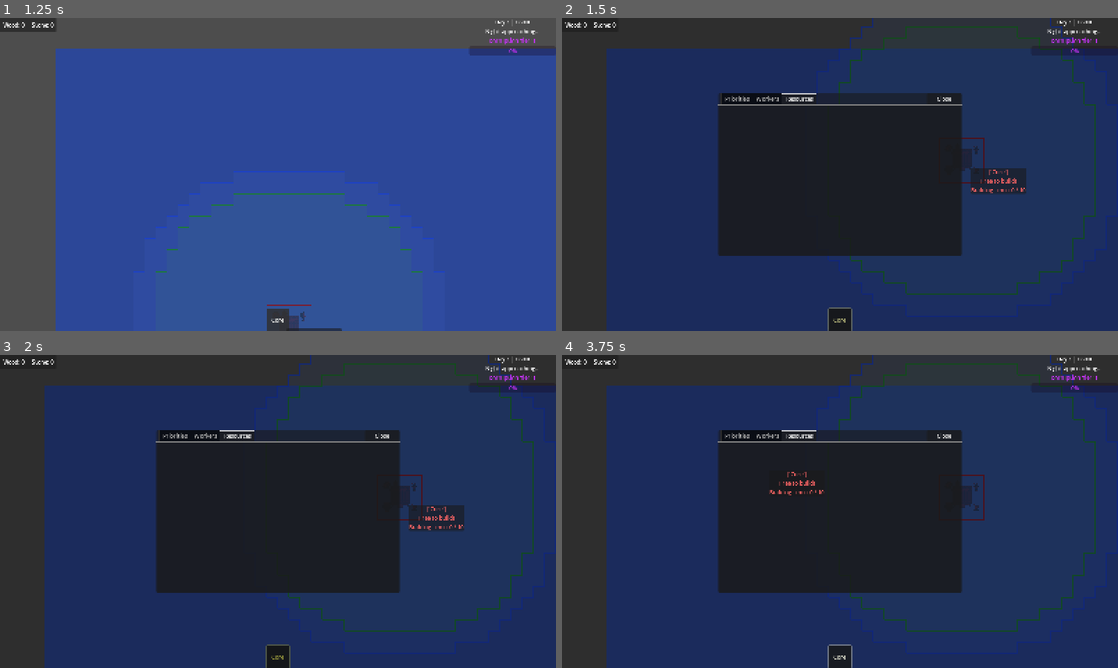
Above: before the commit, frames 1-4 (two rows, left to right).
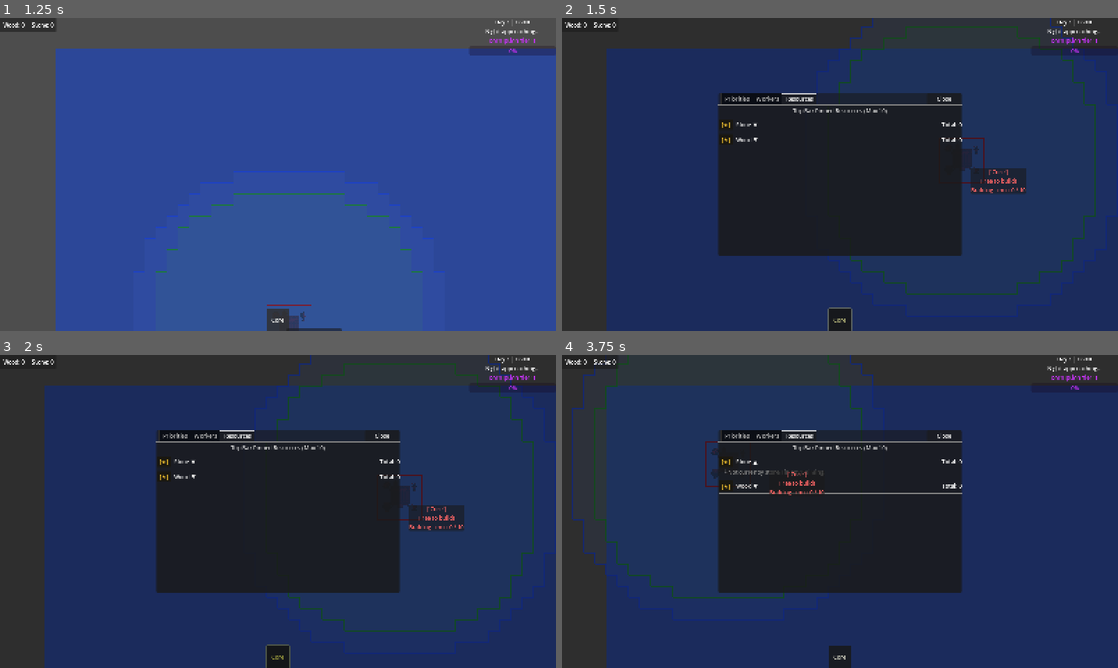
Above: after the commit, the same moments.

Repository: ColdTerror/Core-and-Conveyor
Game: Godot game, scene res://scenes/level.tscn
Two runs of this game, one before a commit and one after it. Both use one fixed random seed, a clock stepped at 60 frames per second and the inputs below. The engine's default icon, where the game draws it, is replaced by a stand-in: a white triangle on a blue panel in a dark square.
Inputs (mouse positions are in pixels of both pictures, inside the frame that each line leads up to):
- Up to frame 1 (1.25 s): click "Core" at 0.5 s
- Up to frame 2 (1.5 s): tap Enter at 1.25 s; move the mouse to (962, 158) at 1.27 s; hold Right (ui_right) from 1.28 s (still down); tap P at 1.35 s; click (962, 158) at 1.42 s
- Up to frame 3 (2 s): keep holding Right (ui_right)
- Up to frame 4 (3.75 s): release Right (ui_right) at 2 s; click (723, 461) at 2 s, where only the run after the commit has a clickable "[★]"; click (723, 461) at 2.75 s, where only the run after the commit has a clickable "[ ]"; click (762, 461) at 3.5 s, where only the run after the commit has a clickable "Stone ▼"

Frame 1 is identical in both runs. In frame 2, 0.2% of the frame differs, in the area x 28-72%, y 28-40%; in frame 3, 0.2%; in frame 4, 3.2%, in the area x 1-100%, y 0-100%.

Commit message:
Add expandable resource details in management menu
Refactor the resource tab UI to add an expandable details dropdown per resource. management_menu.gd now calls _refresh_resource_tab() when opening the menu, replaces the name Label with a clickable name Button that toggles a hidden details VBox, updates the amount text to "Total:", and wires the pin Button to _toggle_pin. Added _toggle_resource_details(...) which scans building_manager.buildings to show per-building counts and a Locate button that focuses the camera and closes the menu. Also removed a leftover debug hotkey and the _debug_print_priority_queue() helper from building_manager.gd to clean up debug output and hotkey handling.

Diff:
--- a/scripts/Managers/building_manager.gd
+++ b/scripts/Managers/building_manager.gd
@@ -125,8 +125,6 @@
 		KEY_MINUS: # The '-' key
 			overlay_threshold = max(1, overlay_threshold - 1)
 			print("Overlay Threshold: ", overlay_threshold)
-		KEY_P:
-			_debug_print_priority_queue()
 
 # --- NEW HELPER FUNCTION ---
 func _clear_all_overlays():
@@ -1072,22 +1070,6 @@
 func _on_bot_clicked(bot: Node2D):
 	building_selected.emit(bot)
 
-# ==========================================
-# DEBUG
-# ==========================================
-
-func _debug_print_priority_queue():
-	print("\n=== MASTER PRIORITY QUEUE ===")
-	for i in range(master_priority_queue.size()):
-		var item = master_priority_queue[i]
-		var rank = i + 1
-		if typeof(item) == TYPE_STRING:
-			print("Rank %d: [GROUP] %s" % [rank, item])
-		elif is_instance_valid(item):
-			print("Rank %d: %s at %s" % [rank, item.building_name, item.global_position])
-		else:
-			print("Rank %d: [DELETED]" % rank)
-	print("=============================\n")
 
 # ==========================================
 # SAVE / LOAD SYSTEM (BuildingManager)
--- a/scripts/UI/management_menu.gd
+++ b/scripts/UI/management_menu.gd
@@ -76,6 +76,7 @@
 	GameState.is_menu_open = true
 	_refresh_priority_tab()
 	_refresh_bot_tab(true) # Force rebuild when opening
+	_refresh_resource_tab()
 	show()
 
 func close_menu():
@@ -282,40 +283,120 @@
 		_create_resource_row(item_name, amount, is_pinned)
 
 func _create_resource_row(item_name: String, amount: int, is_pinned: bool):
-	var row = HBoxContainer.new()
-	row.alignment = BoxContainer.ALIGNMENT_CENTER
+	# The wrapper holds the main row AND the hidden dropdown list
+	var wrapper = VBoxContainer.new()
+
+	var main_row = HBoxContainer.new()
+	main_row.alignment = BoxContainer.ALIGNMENT_CENTER
 
 	# --- PIN BUTTON ---
 	var pin_btn = Button.new()
-
-	# If pinned, it shows a solid square/star. If unpinned, it shows empty.
 	pin_btn.text = " [\u2605] " if is_pinned else " [  ] "
-
-	# Color it gold if pinned, grey if unpinned
 	pin_btn.modulate = Color(1.0, 0.8, 0.2) if is_pinned else Color(0.5, 0.5, 0.5)
-
-	pin_btn.pressed.connect(func():
-		_toggle_pin(item_name)
-	)
-
-	# --- NAME LABEL ---
-	var name_label = Label.new()
-	name_label.text = item_name
-	name_label.custom_minimum_size = Vector2(150, 0)
+	pin_btn.pressed.connect(func(): _toggle_pin(item_name))
+
+	# --- NAME BUTTON (Replacing the Label) ---
+	var name_btn = Button.new()
+	name_btn.text = item_name + " \u25BC" # Adds a little down arrow!
+	name_btn.custom_minimum_size = Vector2(150, 0)
+	name_btn.flat = true # Makes it look like normal text until you hover over it
+	name_btn.alignment = HORIZONTAL_ALIGNMENT_LEFT
 
 	# --- AMOUNT LABEL ---
 	var amount_label = Label.new()
 	amount_label.size_flags_horizontal = Control.SIZE_EXPAND_FILL
-	amount_label.text = "In Storage: %d" % amount
+	amount_label.text = "Total: %d" % amount
 	amount_label.horizontal_alignment = HORIZONTAL_ALIGNMENT_RIGHT
 
-	# Assemble the row
-	row.add_child(pin_btn)
-	row.add_child(name_label)
-	row.add_child(amount_label)
-
-	resource_list_container.add_child(row)
+	# Assemble the main row
+	main_row.add_child(pin_btn)
+	main_row.add_child(name_btn)
+	main_row.add_child(amount_label)
+
+	# --- THE HIDDEN DROPDOWN ---
+	var details_vbox = VBoxContainer.new()
+	details_vbox.hide()
+
+	# Wire up the dropdown toggle!
+	name_btn.pressed.connect(func():
+		_toggle_resource_details(item_name, details_vbox, name_btn)
+	)
+
+	# Put it all together
+	wrapper.add_child(main_row)
+	wrapper.add_child(details_vbox)
+
+	resource_list_container.add_child(wrapper)
 	resource_list_container.add_child(HSeparator.new())
+
+func _toggle_resource_details(item_name: String, container: VBoxContainer, btn: Button):
+	# If it's already open, close it!
+	if container.visible:
+		container.hide()
+		btn.text = item_name + " \u25BC" # Down arrow
+		return
+
+	# If it's closed, open it and change the arrow!
+	container.show()
+	btn.text = item_name + " \u25B2" # Up arrow
+
+	# Clear old data
+	for child in container.get_children():
+		child.queue_free()
+
+	var found_any = false
+
+	# Scan every building on the map!
+	for b in building_manager.buildings:
+		if not is_instance_valid(b) or b.is_queued_for_deletion(): continue
+
+		var b_amount = 0
+
+		# Type 1: Standard dictionary inventory (Stockpiles, Processors)
+		if "inventory" in b and typeof(b.inventory) == TYPE_DICTIONARY:
+			for key in b.inventory.keys():
+				if key is ItemResource and key.display_name == item_name:
+					b_amount += b.inventory[key]
+				elif typeof(key) == TYPE_STRING and key == item_name:
+					b_amount += b.inventory[key]
+
+		# Type 2: Economy Assets (Mines that generate items directly)
+		if b_amount == 0 and b.has_method("get_economy_assets"):
+			var assets = b.get_economy_assets()
+			if assets.has(item_name):
+				b_amount += assets[item_name]
+
+		# If this building has the item, spawn a row for it!
+		if b_amount > 0:
+			found_any = true
+			var b_row = HBoxContainer.new()
+			b_row.alignment = BoxContainer.ALIGNMENT_END
+
+			var b_label = Label.new()
+			b_label.text = "   \u2514 %s: %d" % [b.building_name, b_amount] # Creates an L-bracket tree look
+			b_label.size_flags_horizontal = Control.SIZE_EXPAND_FILL
+			b_label.modulate = Color(0.8, 0.8, 0.8)
+
+			var locate_btn = Button.new()
+			locate_btn.text = " Locate "
+			locate_btn.modulate = Color(0.3, 0.8, 1.0)
+			locate_btn.pressed.connect(func():
+				var cam = get_tree().get_first_node_in_group("Camera")
+				if cam and cam.has_method("set_follow_target"):
+					cam.set_follow_target(b)
+				close_menu()
+			)
+
+			b_row.add_child(b_label)
+			b_row.add_child(locate_btn)
+			container.add_child(b_row)
+
+	# If the item only exists in Worker Bot hands or the void
+	if not found_any:
+		var empty = Label.new()
+		empty.text = "   \u2514 Not currently stored in any building."
+		empty.modulate = Color(0.5, 0.5, 0.5)
+		container.add_child(empty)
 
 func _toggle_pin(item_name: String):
 	# If it's already pinned, remove it
